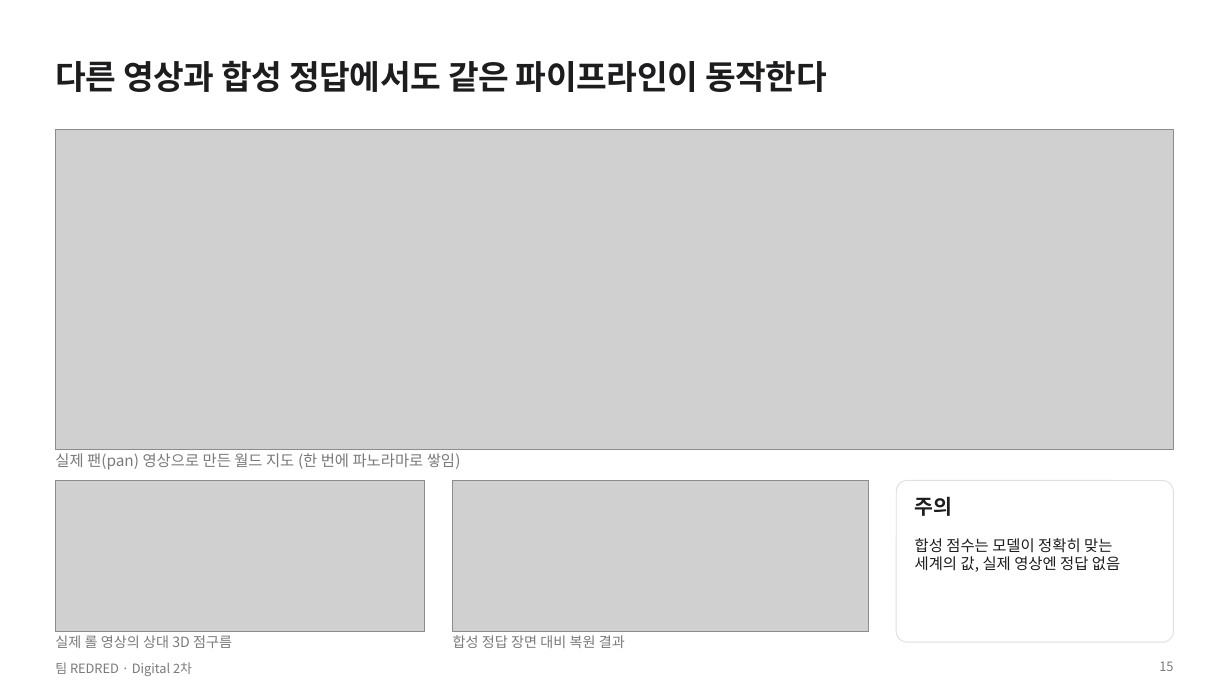
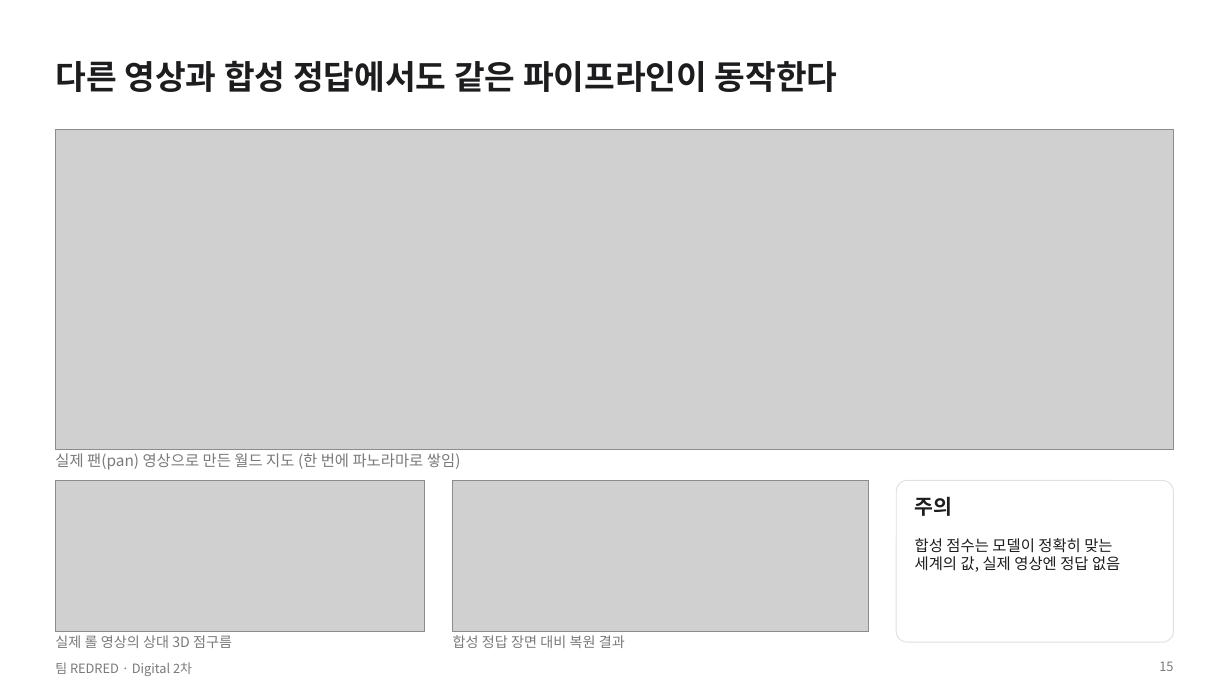
Before and after one commit to GangHeeJo/AI-SEMI, a slide deck: slide 15 of submission/REDRED_2차_발표자료.pptx. Drawn at 1232x693 pixels with LibreOffice and Linux fonts; fonts in the diff are those of the drawing; grey boxes stand for pictures. Boxes give left, top, right and bottom in pixels: in the first picture for what was removed or moved away, otherwise in the second. Text is boxed around its words. In the diff, an @@ line names an element or a change of style, - is before the commit and + after.

```diff
--- a/submission/REDRED_2차_발표자료.pptx
+++ b/submission/REDRED_2차_발표자료.pptx
@@ text "다른 영상과 합성 정답에서도 같은 ..." at (x1=55, y1=60, x2=838, y2=92): letter spacing -0.3 to 0 pt @@
```
Also in this commit, not shown: 17 other slides changed, 12 other files.
